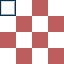
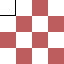
Before/after of a 64x64 layered artwork. What changed in the layer stack:
painted on "wall" over (0, 0, 16, 16)
